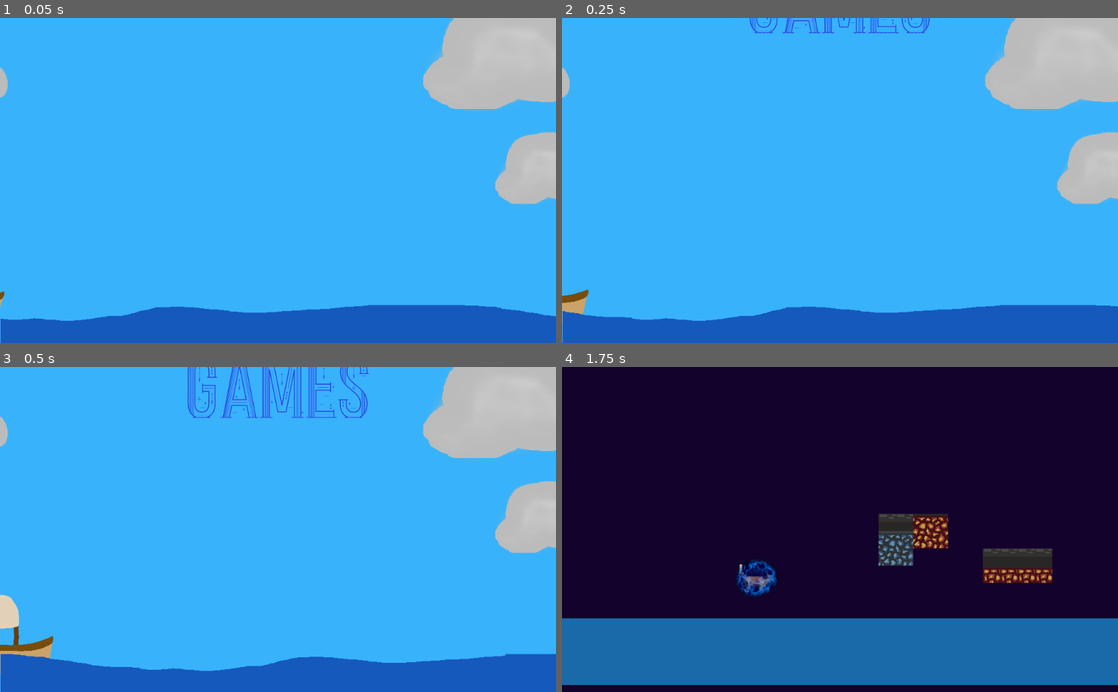
Above: before the commit, frames 1-4 (two rows, left to right).
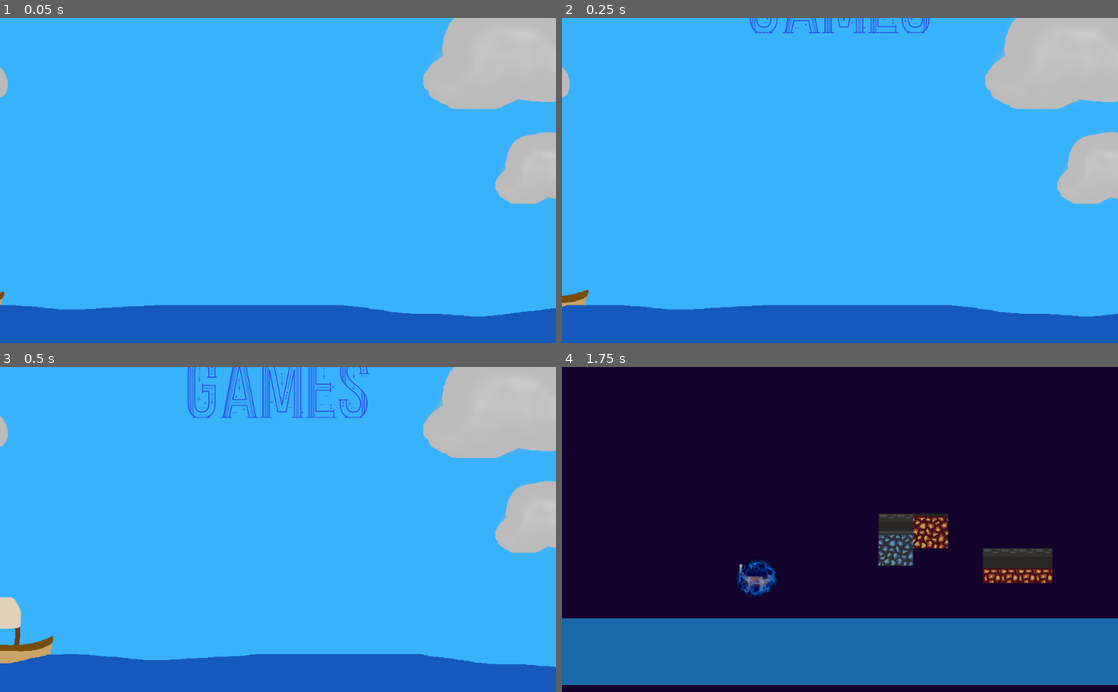
Above: after the commit, the same moments.

Repository: Grayson-Clark/C220-GameJam
Game: Godot game, scene res://UI/SplashScreen.tscn
Same seed, same stepped clock (60 frames per second), same inputs: the game is played once before the commit and once after it.
Inputs (mouse positions are in pixels of both pictures, inside the frame that each line leads up to):
- Up to frame 1 (0.05 s): no input
- Up to frame 2 (0.25 s): no input
- Up to frame 3 (0.5 s): no input
- Up to frame 4 (1.75 s): tap Enter (ui_accept) at 0.5 s; hold D (right) 0.53-1.25 s; tap W (jump) at 0.77 s; click (884, 490) at 1.25 s

The runs differ from the first frame. In frame 1, 2.2% of the frame differs, in the area x 0-100%, y 88-100%; in frame 2, 2.5%; in frame 3, 2.6%, in the area x 0-100%, y 70-100%; in frame 4, nothing differs.

Commit message:
sound effects added

Diff:
--- a/UI/SplashScreen.tscn
+++ b/UI/SplashScreen.tscn
@@ -1,10 +1,12 @@
-[gd_scene load_steps=32 format=2]
+[gd_scene load_steps=36 format=2]
 
 [ext_resource path="res://Fonts/sea_font.ttf" type="DynamicFontData" id=1]
 [ext_resource path="res://Assets/Wave-spritesheet.png" type="Texture" id=2]
 [ext_resource path="res://Assets/Ship-spritesheet.png" type="Texture" id=3]
 [ext_resource path="res://Assets/Cloud.png" type="Texture" id=4]
 [ext_resource path="res://UI/SplashScreen.gd" type="Script" id=5]
+[ext_resource path="res://Sound Effects/sail_flapping.ogg" type="AudioStream" id=6]
+[ext_resource path="res://Sound Effects/water.ogg" type="AudioStream" id=7]
 
 [sub_resource type="Animation" id=1]
 resource_name = "DoSlashAnimation"
@@ -68,6 +70,38 @@
 "times": PoolRealArray( 0, 1, 2.1, 2.9, 4, 5, 6.1 )
 }
 
+[sub_resource type="Animation" id=27]
+resource_name = "Sail"
+length = 6.0
+tracks/0/type = "value"
+tracks/0/path = NodePath("sail:volume_db")
+tracks/0/interp = 1
+tracks/0/loop_wrap = true
+tracks/0/imported = false
+tracks/0/enabled = true
+tracks/0/keys = {
+"times": PoolRealArray( 0, 3, 6 ),
+"transitions": PoolRealArray( 1, 1, 1 ),
+"update": 0,
+"values": [ -15.0, -15.0, -25.0 ]
+}
+
+[sub_resource type="Animation" id=28]
+resource_name = "Water"
+length = 6.0
+tracks/0/type = "value"
+tracks/0/path = NodePath("water:volume_db")
+tracks/0/interp = 1
+tracks/0/loop_wrap = true
+tracks/0/imported = false
+tracks/0/enabled = true
+tracks/0/keys = {
+"times": PoolRealArray( 0, 3, 6 ),
+"transitions": PoolRealArray( 1, 1, 1 ),
+"update": 0,
+"values": [ -25.0, -25.0, -40.0 ]
+}
+
 [sub_resource type="AtlasTexture" id=3]
 flags = 4
 atlas = ExtResource( 3 )
@@ -203,6 +237,14 @@
 [node name="Boat" type="AnimationPlayer" parent="."]
 autoplay = "Boat"
 anims/Boat = SubResource( 2 )
+
+[node name="Sail" type="AnimationPlayer" parent="."]
+autoplay = "Sail"
+anims/Sail = SubResource( 27 )
+
+[node name="Water" type="AnimationPlayer" parent="."]
+autoplay = "Water"
+anims/Water = SubResource( 28 )
 
 [node name="ColorRect" type="ColorRect" parent="."]
 anchor_right = 1.0
@@ -215,17 +257,16 @@
 }
 
 [node name="Ship" type="AnimatedSprite" parent="."]
-position = Vector2( -74.6082, 520 )
-rotation = 0.0698132
+position = Vector2( 1150, 520 )
+rotation = -0.15707
 scale = Vector2( 0.15, 0.15 )
 frames = SubResource( 7 )
-frame = 3
 playing = true
 
 [node name="Ocean" type="AnimatedSprite" parent="."]
 position = Vector2( 512.597, 570.462 )
+scale = Vector2( 1.1, 1 )
 frames = SubResource( 25 )
-frame = 6
 playing = true
 
 [node name="Cloud1" type="Sprite" parent="."]
@@ -244,10 +285,11 @@
 texture = ExtResource( 4 )
 
 [node name="Label" type="Label" parent="."]
+modulate = Color( 1, 1, 1, 0.857143 )
 margin_left = 36.0
-margin_top = -300.0
+margin_top = 140.0
 margin_right = 993.0
-margin_bottom = 23.0003
+margin_bottom = 463.0
 custom_fonts/font = SubResource( 26 )
 custom_colors/font_color = Color( 0.164706, 0.176471, 0.866667, 1 )
 text = "graychell joshen Games"
@@ -256,4 +298,16 @@
 __meta__ = {
 "_edit_use_anchors_": false
 }
+
+[node name="sail" type="AudioStreamPlayer2D" parent="."]
+position = Vector2( 514.318, 325.417 )
+stream = ExtResource( 6 )
+volume_db = -25.0
+autoplay = true
+
+[node name="water" type="AudioStreamPlayer2D" parent="."]
+position = Vector2( 514.318, 325.417 )
+stream = ExtResource( 7 )
+volume_db = -40.0
+autoplay = true
 [connection signal="animation_finished" from="Text" to="." method="_on_AnimationPlayer_animation_finished"]
Not shown, added: Sound Effects/sail_flapping.ogg
Not shown, added: Sound Effects/water.ogg
